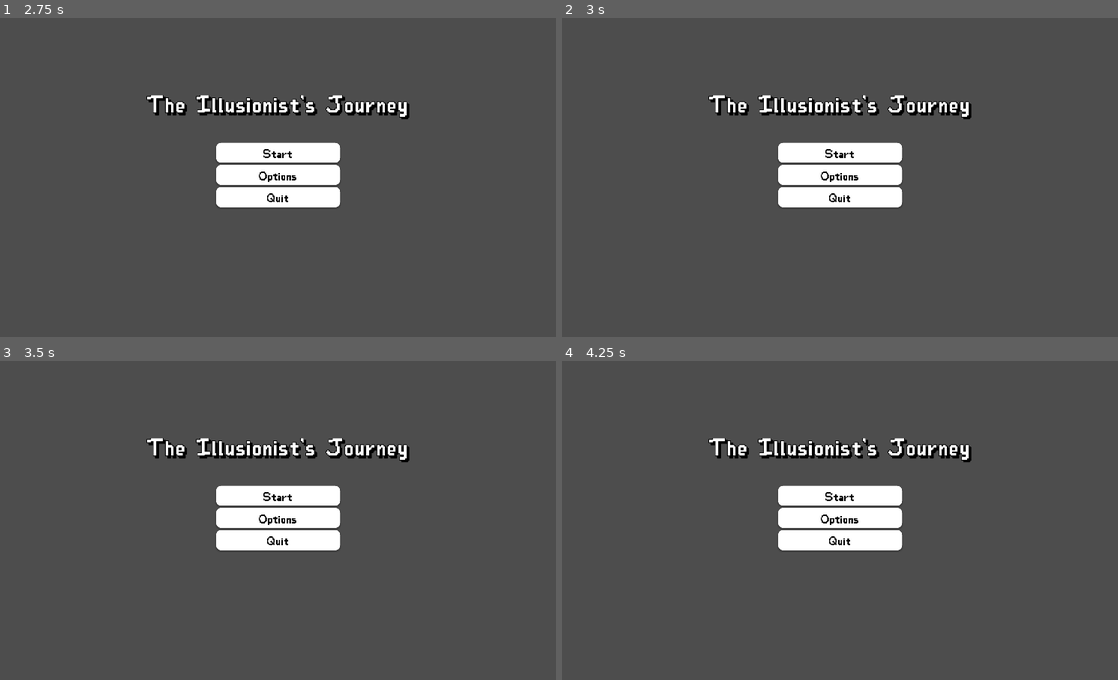
Above: before the commit, frames 1-4 (two rows, left to right).
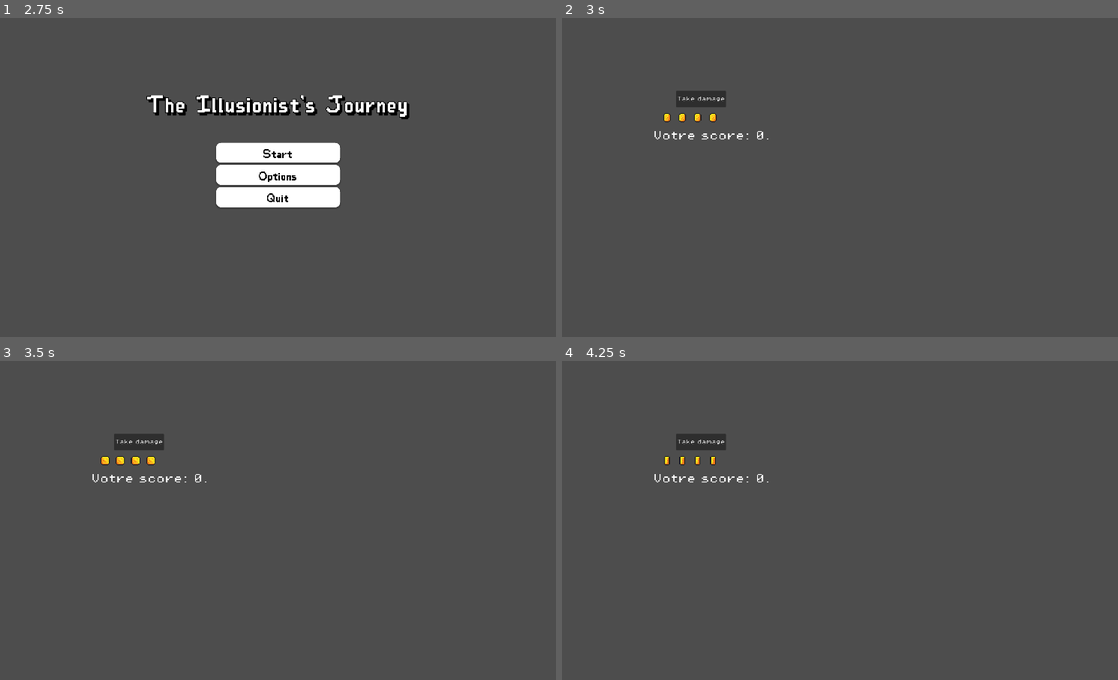
Above: after the commit, the same moments.

Repository: Priax/GameJamIllusion
Game: Godot game, scene res://scenes/menu_scene.tscn
The game is run twice, just before and just after one commit, with the same random seed, the same clock (stepped at 60 frames per second) and the same inputs.
Inputs (mouse positions are in pixels of both pictures, inside the frame that each line leads up to):
- Up to frame 1 (2.75 s): click "Options" at 0.5 s; click "Options" at 1.25 s; click "Back" at 2 s
- Up to frame 2 (3 s): click "Start" at 2.75 s
- Up to frame 3 (3.5 s): no input
- Up to frame 4 (4.25 s): click (840, 494) at 3.5 s, where only the run before the commit has a clickable "Start"

Frame 1 is identical in both runs. In frame 2, 6.6% of the frame differs, in the area x 16-74%, y 22-60%; in frame 3, 6.7%; in frame 4, 6.6%.

Commit message:
merge done

Diff:
--- a/gamejamillusion/project.godot
+++ b/gamejamillusion/project.godot
@@ -11,16 +11,16 @@
 [application]
 
 config/name="GameJamIllusion"
-
 run/main_scene="res://scenes/menu_scene.tscn"
+config/features=PackedStringArray("4.3", "Forward Plus")
+config/icon="res://icon.svg"
 
 [autoload]
 
+Points="*res://scripts/Points.gd"
 Transition="*res://scenes/transition.tscn"
 MenuScene="*res://scenes/menu_scene.tscn"
 OptionScene="*res://scenes/option_scene.gd"
-
-Points="*res://scripts/Points.gd"
 
 [display]
 
--- a/gamejamillusion/scenes/menu_scene.gd
+++ b/gamejamillusion/scenes/menu_scene.gd
@@ -1,7 +1,8 @@
 extends Control
 
 func startPressed() -> void:
-	get_tree().change_scene_to_file("res://scenes/menu_scene.tscn")
+	$"/root/MenuScene".hide()
+	get_tree().change_scene_to_file("res://scenes/game_over.tscn")
 
 func optionPressed() -> void:
 	get_tree().change_scene_to_file("res://scenes/option_scene.tscn")
--- a/gamejamillusion/scenes/option_scene.gd
+++ b/gamejamillusion/scenes/option_scene.gd
@@ -20,7 +20,6 @@
 	else:
 		AudioServer.set_bus_mute(master_bus, false)
 
-
 func changeValueSFX(value: float) -> void:
 	AudioServer.set_bus_volume_db(sfx_bus, value)
 
Not shown: 1 places in gamejamillusion/scenes/introScene.tscn that only renumber resources
Not shown: 1 places in gamejamillusion/scenes/menu_scene.tscn that only renumber resources
